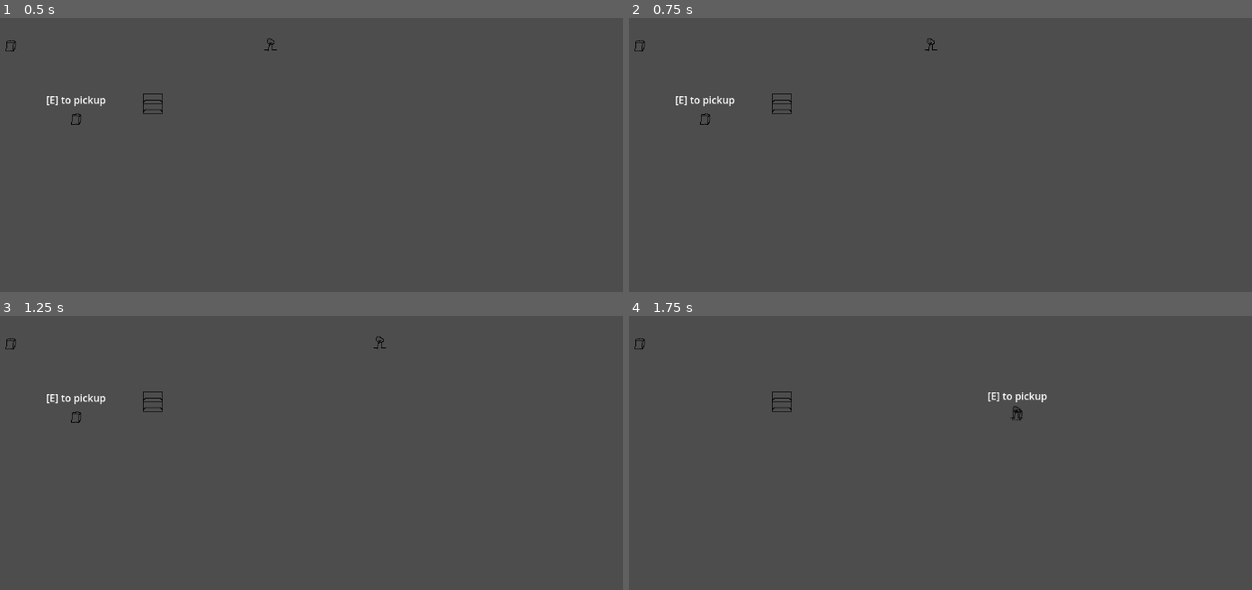
Above: before the commit, frames 1-4 (two rows, left to right).
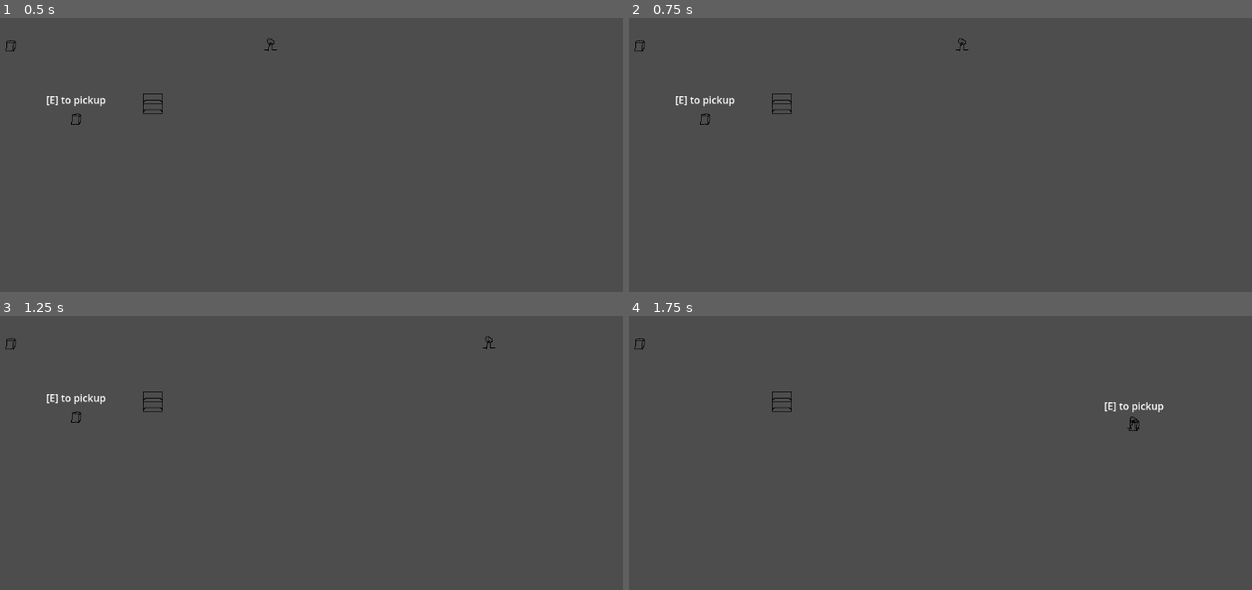
Above: after the commit, the same moments.

Repository: emptyjamjar/OSHA-Not-Included
Game: Godot game, scene res://game/game.tscn
The game is run twice, just before and just after one commit, with the same random seed, the same clock (stepped at 60 frames per second) and the same inputs.
Inputs:
- Up to frame 1 (0.5 s): no input
- Up to frame 2 (0.75 s): tap Enter at 0.5 s; hold D (move_right) from 0.53 s (still down); hold Shift (sprint, bound only after the commit) from 0.53 s (still down)
- Up to frame 3 (1.25 s): keep holding D (move_right); keep holding Shift (sprint, bound only after the commit)
- Up to frame 4 (1.75 s): release D (move_right) at 1.28 s; release Shift (sprint, bound only after the commit) at 1.28 s; hold S (move_down) from 1.28 s (still down); tap E (interact) at 1.35 s; tap Shift (sprint, bound only after the commit) at 1.55 s

Frame 1 is identical in both runs. In frame 2, less than 0.1% of the frame differs, in the area x 47-55%, y 7-13%; in frame 3, less than 0.1%; in frame 4, 0.4%, in the area x 57-86%, y 27-42%.

Commit message:
Added sprint to player, also made changes requested by Tech lead.

Diff:
--- a/project.godot
+++ b/project.godot
@@ -27,6 +27,7 @@
 
 player=""
 game=""
+Boxes=""
 
 [input]
 
@@ -55,3 +56,8 @@
 "events": [Object(InputEventKey,"resource_local_to_scene":false,"resource_name":"","device":-1,"window_id":0,"alt_press …(192 unchanged characters)…
 ]
 }
+sprint={
+"deadzone": 0.2,
+"events": [Object(InputEventKey,"resource_local_to_scene":false,"resource_name":"","device":-1,"window_id":0,"alt_pressed":false,"shift_pressed":false,"ctrl_pressed":false,"meta_pressed":false,"pressed":false,"keycode":0,"physical_keycode":4194325,"key_label":0,"unicode":0,"location":0,"echo":false,"script":null)
+]
+}
--- a/scripts/player.gd
+++ b/scripts/player.gd
@@ -2,19 +2,35 @@
 
 
 @onready var animated_sprite : AnimatedSprite2D = $AnimatedSprite2D
+@onready var viewport_rect = get_viewport_rect()
 
 @export var move_speed := 250
 @export var push_speed := 100
+@export var sprint_speed := 2
 
+#wasd is the movement for move_(direction).
 func _physics_process(delta: float) -> void:
 	var move_vec = Vector2()
-	if Input.is_action_pressed("move_left"):
-		move_vec.x -= 1
-	if Input.is_action_pressed("move_right"):
-		move_vec.x += 1
-	if Input.is_action_pressed("move_up"):
-		move_vec.y -= 1
-	if Input.is_action_pressed("move_down"):
-		move_vec.y += 1
+	if Input.is_action_pressed("sprint"):
+		if Input.is_action_pressed("move_left"):
+			move_vec.x -= 1 * sprint_speed
+		if Input.is_action_pressed("move_right"):
+			move_vec.x += 1 * sprint_speed
+		if Input.is_action_pressed("move_up"):
+			move_vec.y -= 1 * sprint_speed
+		if Input.is_action_pressed("move_down"):
+			move_vec.y += 1 * sprint_speed
+	else:
+		if Input.is_action_pressed("move_left"):
+			move_vec.x -= 1
+		if Input.is_action_pressed("move_right"):
+			move_vec.x += 1
+		if Input.is_action_pressed("move_up"):
+			move_vec.y -= 1
+		if Input.is_action_pressed("move_down"):
+			move_vec.y += 1
 
 	move_and_collide(move_vec * delta * move_speed)
+	var screen_size = get_viewport_rect().size
+	position.x = clamp(position.x, 0, screen_size.x)
+	position.y = clamp(position.y, 0, screen_size.y)
